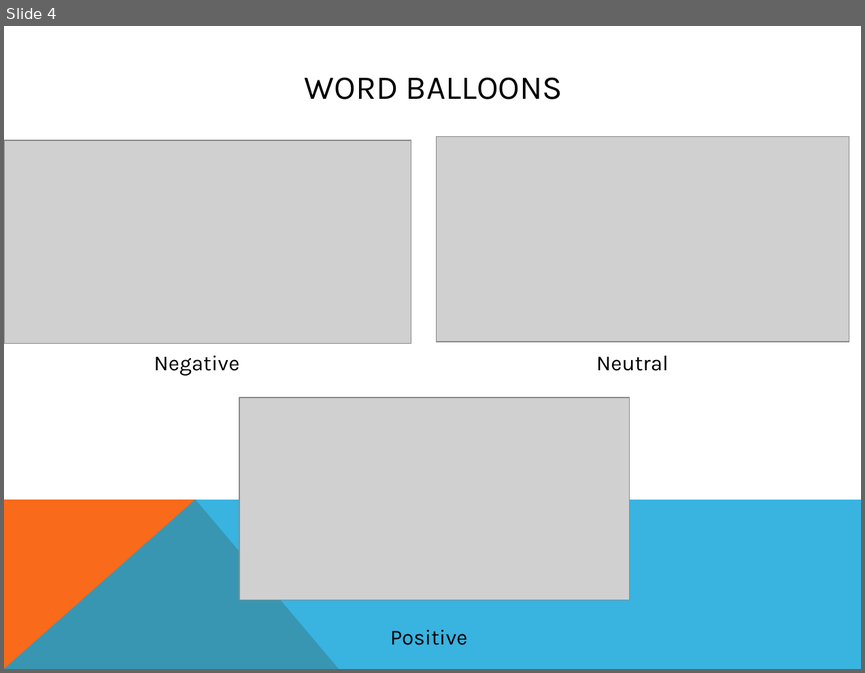
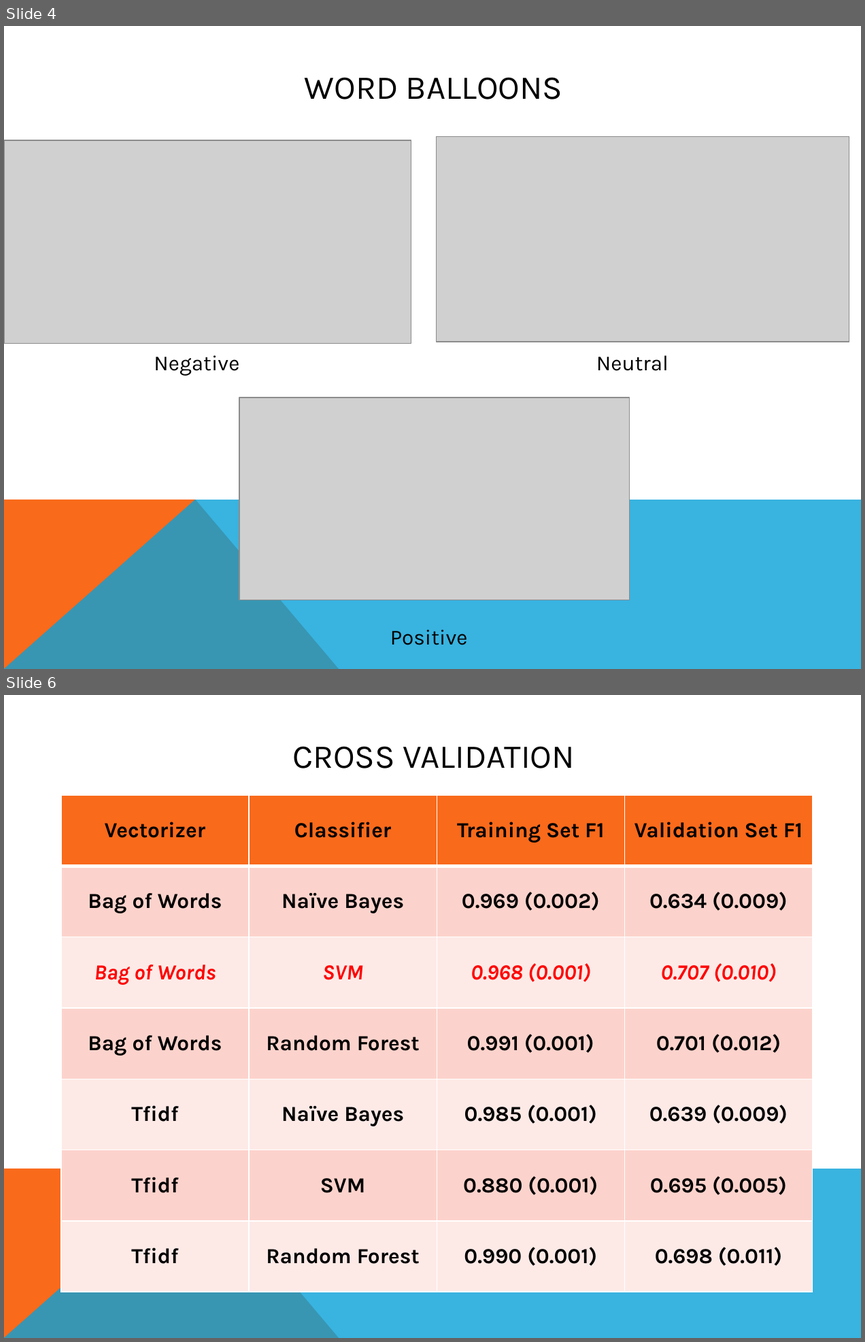
Before and after one commit to willjdew/Airline-Twitter-Sentiment, a slide deck: documents/Twitter US Airline Sentiment Analysis PP.pptx. Shown one above the other, each under a label of ours: slide 4 before the commit, slides 4 and 6 after it; the slides between them are not shown. The pictures are 865x673 and 865x1342 pixels, drawn with LibreOffice and Linux fonts; fonts in the diff are those of the drawing; grey boxes stand for pictures. Boxes give left, top, right and bottom in pixels: in the first picture for what was removed or moved away, otherwise in the second. Text is boxed around its words. In the diff, an @@ line names an element or a change of style, - is before the commit and + after.

```diff
--- a/documents/Twitter US Airline Sentiment Analysis PP.pptx
+++ b/documents/Twitter US Airline Sentiment Analysis PP.pptx
@@ slide 6 added at bbox=[4, 695, 861, 1338], background #FFFFFF; not listed: 2 template elements that a slide beside it also shows @@
@@ title added at bbox=[292, 746, 575, 768], 28 pt, text #000000 @@
+CROSS VALIDATION
@@ table added at bbox=[61, 795, 812, 1292], 7 rows, 4 columns @@
+Vectorizer | Classifier | Training Set F1 | Validation Set F1
+Bag of Words | Naïve Bayes | 0.969 (0.002) | 0.634 (0.009)
+Bag of Words | SVM | 0.968 (0.001) | 0.707 (0.010)
+Bag of Words | Random Forest | 0.991 (0.001) | 0.701 (0.012)
+Tfidf | Naïve Bayes | 0.985 (0.001) | 0.639 (0.009)
+Tfidf | SVM | 0.880 (0.001) | 0.695 (0.005)
+Tfidf | Random Forest | 0.990 (0.001) | 0.698 (0.011)
```
Also in this commit, not shown: 1 slide changed, 4 other slides added, 3 slides removed, 1 other file.
